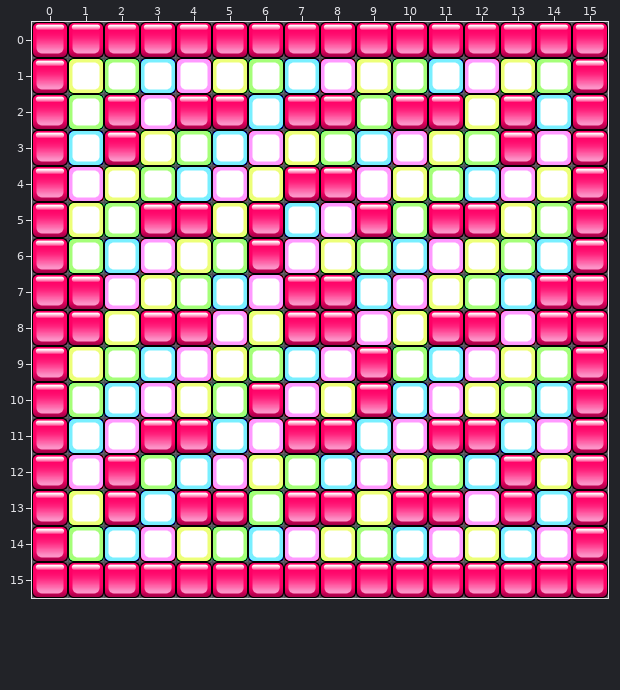
One commit to this Tiled map (JSON): express/assets/maps/map1.json. This is how it looked before the edit.
Cells are 64x64 px. Shown: x 0..15, y 0..15.
Now the later version:
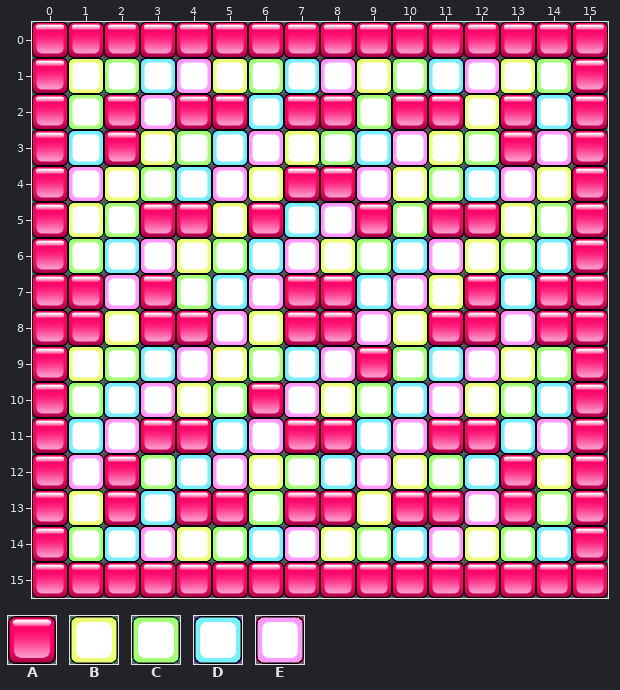
Key: from "blocks": A 0; from "floor": B 0, C 1, D 2, E 3.
_ is an empty cell.
Commit message: block layer collision & velocity movement
Change:
{"where": "layer \"floor\""}
{"y":6,"x":6,"old":"_","new":"D"}
{"y":7,"x":3,"old":"B","new":"_"}
{"y":7,"x":12,"old":"C","new":"_"}
{"y":10,"x":9,"old":"_","new":"C"}
{"y":13,"x":14,"old":"D","new":"C"}
{"y":14,"x":13,"old":"DE","new":"CD"}
{"where": "layer \"blocks\""}
{"y":6,"x":6,"old":"A","new":"_"}
{"y":7,"x":3,"old":"_","new":"A"}
{"y":7,"x":12,"old":"_","new":"A"}
{"y":10,"x":9,"old":"A","new":"_"}
{"label":"changed","picture_box":[248,238,284,274]}
{"label":"changed","picture_box":[140,274,176,310]}
{"label":"changed","picture_box":[464,274,500,310]}
{"label":"changed","picture_box":[356,382,392,418]}
{"label":"changed","picture_box":[500,490,572,562]}
